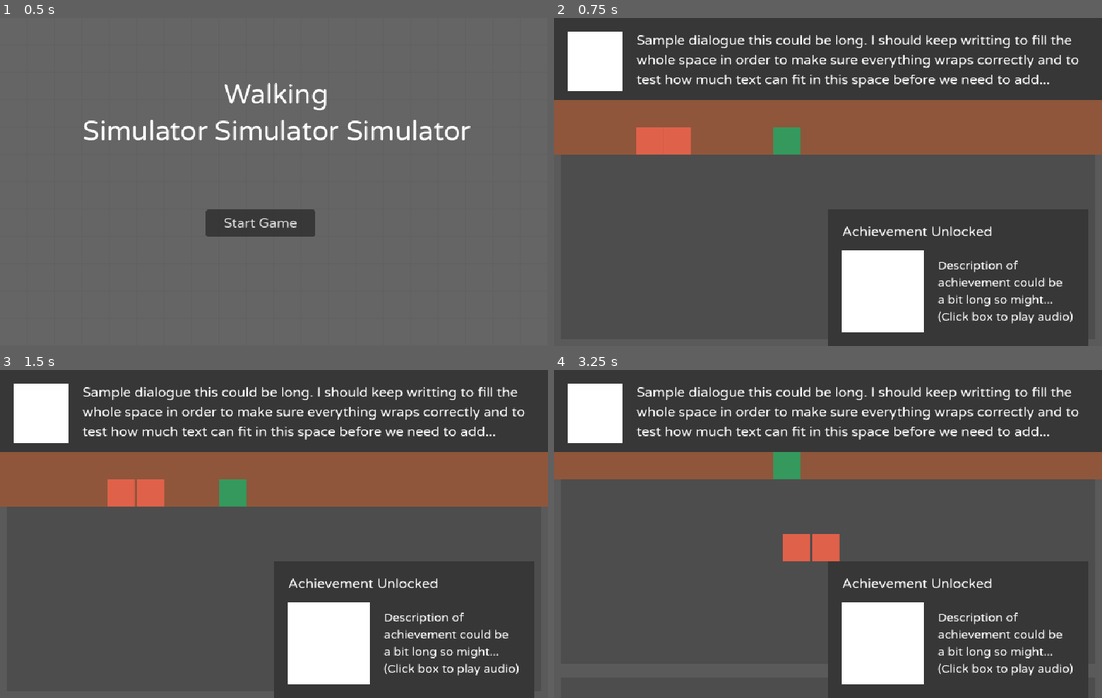
Above: before the commit, frames 1-4 (two rows, left to right).
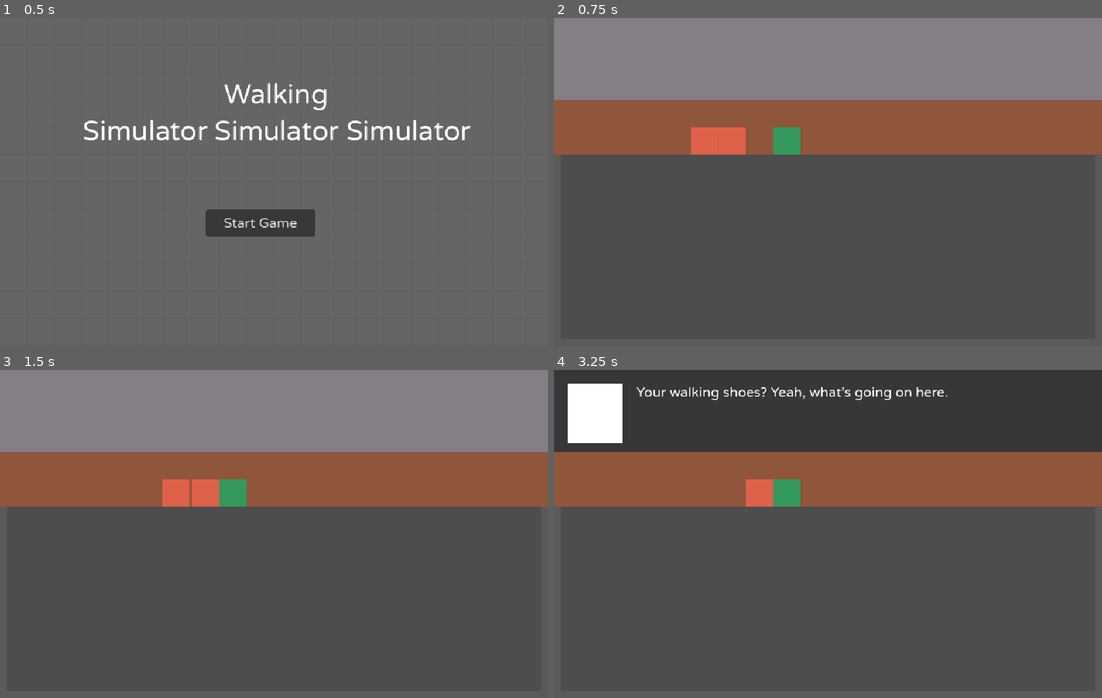
Above: after the commit, the same moments.

Repository: strawstack/MinnHax2023
Game: Godot game, scene res://main_menu.tscn
Same seed, same stepped clock (60 frames per second), same inputs: the game is played once before the commit and once after it.
Inputs:
- Up to frame 1 (0.5 s): no input
- Up to frame 2 (0.75 s): click "Start Game" at 0.5 s
- Up to frame 3 (1.5 s): tap Enter (action) at 1.25, 1.35 s; hold Right (right) from 1.28 s (still down)
- Up to frame 4 (3.25 s): release Right (right) at 2.03 s; hold Down (down) 2.03-2.78 s; tap Enter (action) at 2.1, 2.85 s; hold Right (right) from 2.78 s (still down)

Frame 1 is identical in both runs. In frame 2, 32% of the frame differs, in the area x 0-100%, y 0-100%; in frame 3, 32%; in frame 4, 18%.
Error after the commit: Invalid call. Nonexistent function 'size' in base 'Nil'. (res://CanvasLayer.gd:106)

Commit message:
Text boxes advance as desired. Achievement animates up and down and woudl call audio clip

Diff:
--- /dev/null
+++ b/MinnMaxGodot/CanvasLayer.gd
@@ -0,0 +1,139 @@
+extends CanvasLayer
+
+var CUT_OFF = 160
+var achUp = 0
+var achDown = 160
+
+# Child nodes set by _ready
+var boxLeft
+var boxRight
+var achievementBox
+
+var boxLeftLabel
+var boxRightLabel
+var achievementBoxTitle
+
+var upTimer
+
+# Set by nextLine
+var index
+var lines
+var lineLength
+var currentLine
+
+# Set by showText
+var targetLabel
+var stepComplete
+
+var symbolLookup = {
+	",": true,
+	".": true
+}
+
+func _ready():
+	boxLeft = get_node("textBoxLeft")
+	boxRight = get_node("textBoxRight")
+	achievementBox = get_node("achievementBox")
+
+	boxLeftLabel = get_node("textBoxLeft/Label")
+	boxRightLabel = get_node("textBoxRight/Label")
+	achievementBoxTitle = get_node("achievementBox/Label2")
+
+	upTimer = get_node("achievementBox/upTimer")
+
+	boxLeft.set_visible(false)
+	boxRight.set_visible(false)
+	# achievementBox.set_visible(false)
+
+func showLeftBox(value):
+	boxLeft.set_visible(value)
+	boxRight.set_visible(!value)
+
+func join(array, delimit):
+	var i = 0
+	var res = ""
+	while i < array.size():
+		var d = delimit if i < array.size() - 1 else ""
+		var word = array[i]
+		i += 1
+		res += word + d
+	return res
+
+func makeLines(value):
+	var words = value.split(" ")
+	var wi = 0
+	var tLines = []
+	var line = []
+	var count = 0
+	while wi < words.size():
+		var word = words[wi]
+		wi += 1
+		if count + word.length() + 3 >= CUT_OFF:
+			var follow = ""
+			if wi < words.size() - 1:
+				follow = "..."
+			tLines.append(join(line, " ") + follow)
+			line.clear()
+			count = 0
+		line.append(word)
+		count += word.length()
+	if line.size() > 0:
+		tLines.append(join(line, " "))
+	return tLines
+
+func showText(charName, value, _stepComplete):
+	stepComplete = _stepComplete
+	index = 0
+	lines = makeLines(value)
+
+	if charName == "leo" or charName == "ben":
+		targetLabel = boxLeftLabel
+		showLeftBox(true)
+	elif charName == "janet":
+		targetLabel = boxRightLabel
+		showLeftBox(false)
+
+	nextLine()
+
+func noSpaces(line):
+	var res = ""
+	for c in line:
+		if not (c == " "):
+			res += c
+	return res
+
+func nextLine():
+	if index >= lines.size():
+		boxLeft.set_visible(false)
+		boxRight.set_visible(false)
+		stepComplete.call()
+	else:
+		var line = lines[index]
+		index += 1
+		targetLabel.set_visible_characters(-1)
+		targetLabel.set_text(line)
+
+func achievementReady(audioClip):
+	# Play audio here
+	print("Play audio here", audioClip)
+	upTimer.start()
+
+func achTweenUp(audioClip):
+	var tween = create_tween()
+	tween.tween_property(achievementBox, "position", Vector2(0, achUp), 0.5)
+	tween.tween_callback(func(): achievementReady(audioClip))
+
+func achTweenDown():
+	var tween = create_tween()
+	tween.tween_property(achievementBox, "position", Vector2(0, achDown), 0.5)
+
+func showAchievement(achName, audioClip):
+	achievementBoxTitle.set_text(achName)
+	achTweenUp(audioClip)
+
+func _process(_delta):
+	if Input.is_action_just_pressed("action"):
+		nextLine()
+
+func _on_up_timer_timeout():
+	achTweenDown()
--- a/MinnMaxGodot/events/halfwayToTurn/data.json
+++ b/MinnMaxGodot/events/halfwayToTurn/data.json
@@ -5,14 +5,30 @@
 			"name": "ben",
 			"value": "Let us know if the chat wants to see anything. We can show them our walking shoes, leg muscles, really whatever they want…"
 		},
-		{"leo": "I was expecting you to make fun of mine way sooner."},
-		{"ben": "Your walking shoes? Yeah, what’s going on here."},
+		{
+			"type": "text",
+			"name": "leo",
+			"value": "I was expecting you to make fun of mine way sooner."
+		},
+		{
+			"type": "text",
+			"name": "ben",
+			"value": "Your walking shoes? Yeah, what’s going on here."
+		},
 		{
 			"type": "achievement",
-			"value": "crocking it and rocking it",
-			"audio": "[audio event here]"
+			"name": "crocking it and rocking it",
+			"value": "[clip name]"
 		},
-		{"leo": "I’m crocking it and rocking it."},
-		{"janet": "Nice."}
+		{
+			"type": "text",
+			"name": "leo",
+			"value": "I’m crocking it and rocking it."
+		},
+		{
+			"type": "text",
+			"name": "janet",
+			"value": "Nice."
+		}
 	]
 }
--- a/MinnMaxGodot/main.gd
+++ b/MinnMaxGodot/main.gd
@@ -3,6 +3,7 @@
 @export var leoNode: Node
 @export var benNode: Node
 @export var tagsNode: Node
+@export var canvasLayerNode: Node
 
 var readyLookup = {
 	"leo": false,
@@ -11,7 +12,7 @@
 
 var state = {
 	"ready": false,
-	"eventInProgress": false,
+	"event": false, # eventInProgress
 	"active_char": "ben",
 	"leo": {
 		"cell": Vector2(0, 0),
@@ -45,11 +46,14 @@
 func getTagsNode():
 	return tagsNode
 
+func getCanvasLayer():
+	return canvasLayerNode
+
 func getState():
 	return state
 
 func setState(userFunction):
 	userFunction.call(getState())
 
-func _process(delta):
+func _process(_delta):
 	pass
--- a/MinnMaxGodot/main.tscn
+++ b/MinnMaxGodot/main.tscn
@@ -7,6 +7,7 @@
 [ext_resource type="Texture2D" uid="uid://bpgeeb3gdmf5e" path="res://sketchTiles/forest.png" id="2_0b0oq"]
 [ext_resource type="Theme" uid="uid://lpqot0jjb06i" path="res://theme.tres" id="2_1g25m"]
 [ext_resource type="Script" path="res://player.gd" id="2_g2cil"]
+[ext_resource type="Script" path="res://CanvasLayer.gd" id="2_kby22"]
 [ext_resource type="Texture2D" uid="uid://oj2mpklyemir" path="res://camera_border.png" id="2_x68qe"]
 [ext_resource type="Texture2D" uid="uid://b2ngcyh38rrkx" path="res://sketchTiles/path.png" id="3_vgt1p"]
 [ext_resource type="Texture2D" uid="uid://bt1org0pse514" path="res://sketchTiles/road.png" id="4_coeis"]
@@ -46,13 +47,15 @@
 sources/3 = SubResource("TileSetAtlasSource_hc6do")
 sources/4 = SubResource("TileSetAtlasSource_aathe")
 
-[node name="main" type="Node" node_paths=PackedStringArray("leoNode", "benNode", "tagsNode")]
+[node name="main" type="Node" node_paths=PackedStringArray("leoNode", "benNode", "tagsNode", "canvasLayerNode")]
 script = ExtResource("1_wx1i1")
 leoNode = NodePath("leo")
 benNode = NodePath("ben")
 tagsNode = NodePath("tags")
+canvasLayerNode = NodePath("CanvasLayer")
 
 [node name="CanvasLayer" type="CanvasLayer" parent="."]
+script = ExtResource("2_kby22")
 
 [node name="textBoxLeft" type="Node2D" parent="CanvasLayer"]
 
@@ -75,6 +78,7 @@
 theme = ExtResource("2_1g25m")
 text = "Sample dialogue this could be long. I should keep writting to fill the whole space in order to make sure everything wraps correctly and to test how much text can fit in this space before we need to add..."
 autowrap_mode = 2
+visible_ratio = -0.00490196
 
 [node name="textBoxRight" type="Node2D" parent="CanvasLayer"]
 visible = false
@@ -100,6 +104,11 @@
 autowrap_mode = 2
 
 [node name="achievementBox" type="Node2D" parent="CanvasLayer"]
+position = Vector2(0, 160)
+
+[node name="upTimer" type="Timer" parent="CanvasLayer/achievementBox"]
+wait_time = 3.0
+one_shot = true
 
 [node name="ColorRect" type="ColorRect" parent="CanvasLayer/achievementBox"]
 offset_left = 320.0
@@ -198,7 +207,7 @@
 layer_0/tile_data = PackedInt32Array(131072, 3, 0, 131073, 3, 0, 131074, 3, 0, 131075, 3, 0, 131076, 3, 0, 131077, 3, 0 …(7519 unchanged characters)…
 
 [node name="leo" type="Node2D" parent="."]
-position = Vector2(96, 128)
+position = Vector2(160, 128)
 script = ExtResource("2_g2cil")
 charName = "leo"
 
@@ -208,7 +217,7 @@
 texture = ExtResource("1_sodhu")
 
 [node name="ben" type="Node2D" parent="."]
-position = Vector2(128, 128)
+position = Vector2(192, 128)
 script = ExtResource("2_g2cil")
 charName = "ben"
 
@@ -231,3 +240,5 @@
 [node name="Sprite2D" type="Sprite2D" parent="tags/halfwayToTurn"]
 modulate = Color(0.207843, 0.6, 0.364706, 1)
 texture = ExtResource("1_sodhu")
+
+[connection signal="timeout" from="CanvasLayer/achievementBox/upTimer" to="CanvasLayer" method="_on_up_timer_timeout"]
--- a/MinnMaxGodot/main_menu.gd
+++ b/MinnMaxGodot/main_menu.gd
@@ -3,7 +3,7 @@
 func _ready():
 	pass
 
-func _process(delta):
+func _process(_delta):
 	pass
 
 func _on_button_pressed():
--- a/MinnMaxGodot/player.gd
+++ b/MinnMaxGodot/player.gd
@@ -13,9 +13,9 @@
 
 func movingFalse():
 	var state = gc.getState()
-	var currentCell = currentCell()
+	var curCell = currentCell()
 	if state["active_char"] == charName:
-		tagsNode.triggerEvent(currentCell)
+		tagsNode.triggerEvent(curCell)
 	gc.setState(func(s): s[charName]["moving"] = false)
 
 func move(targetCell):
@@ -43,13 +43,13 @@
 func otherCharNode():
 	return get_tree().root.get_node("main" + "/" + otherCharName())
 
-func _process(delta):
+func _process(_delta):
 
 	var state = gc.getState()
 	var charState = state[charName]
 
 	if state["ready"]:
-		if not charState["moving"]:
+		if (not charState["moving"]) and (not state["event"]):
 			if state["active_char"] == charName and not state[otherCharName()]["moving"]:
 				if Input.is_action_pressed("up"):
 					gc.setState(func(s): s[charName]["cell"] = charState["cell"] + Vector2(0, -1))
--- a/MinnMaxGodot/tags.gd
+++ b/MinnMaxGodot/tags.gd
@@ -2,9 +2,15 @@
 
 var gc
 var tagLookup = {}
+var canvasLayerNode
+
+# Loaded by startEvent
+var index
+var steps
 
 func _ready():
 	gc = get_tree().root.get_node("main")
+	canvasLayerNode = gc.getCanvasLayer()
 	for child in get_children():
 		var hashCell = gc.hashCell(gc.worldToCell(child.get_global_position()))
 		tagLookup[hashCell] = child.name
@@ -12,6 +18,7 @@
 func triggerEvent(cell):
 	var hashCell = gc.hashCell(cell)
 	if hashCell in tagLookup:
+		gc.setState(func(s): s["event"] = true)
 		var eventName = tagLookup[hashCell]
 		var pathName = "res://events/" + eventName + "/data.json"
 		var jsonString = readFile(pathName)
@@ -32,8 +39,31 @@
 		print("JSON Parse Error: ", json.get_error_message(), " in ", jsonString, " at line ", json.get_error_line())
 
 func startEvent(data):
-	for step in data:
-		print(step)
+	index = 0
+	steps = data
+	nextStep()
 
-func _process(delta):
+func nextStep():
+	if index >= steps.size():
+		# Event complete!
+		gc.setState(func(s): s["event"] = false)
+	else:
+		var step = steps[index]
+		index += 1
+		if step["type"] == "text":
+			handleText(step["name"], step["value"])
+		elif step["type"] == "achievement":
+			handleAchievement(step["name"], step["value"])
+
+func handleText(charName, value):
+	canvasLayerNode.showText(charName, value, stepComplete)
+
+func handleAchievement(achName, value):
+	canvasLayerNode.showAchievement(achName, value)
+	stepComplete()
+
+func stepComplete():
+	nextStep()
+
+func _process(_delta):
 	pass
Not shown: 1 places in MinnMaxGodot/main.tscn that only renumber resources
